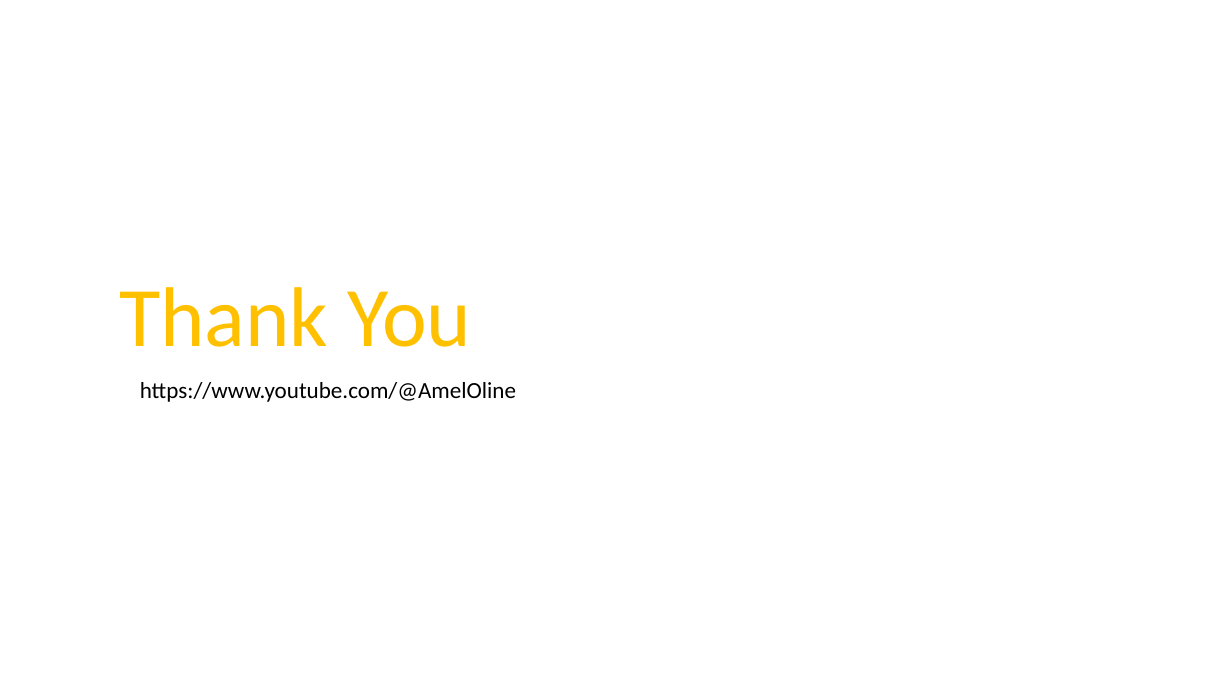
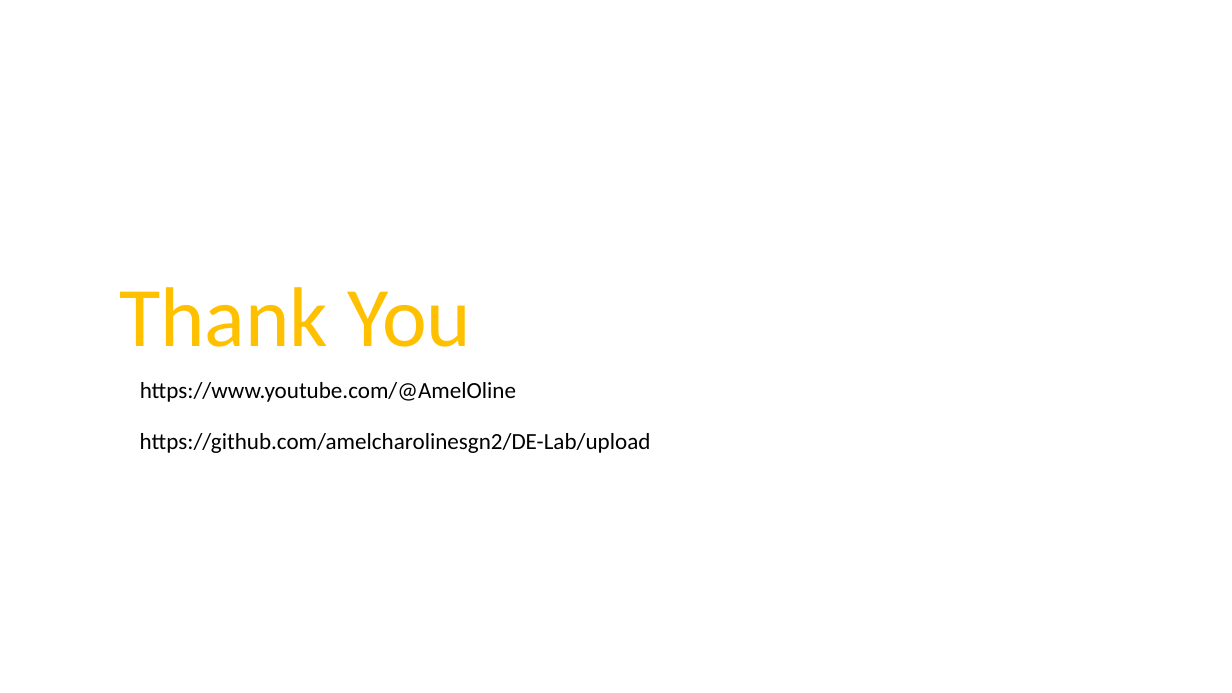
Before and after one commit to amelcharolinesgn2/DE, a slide deck: slide 29 of Chap OP-Amp_PDS.pptx. Drawn at 1232x693 pixels with LibreOffice and Linux fonts; fonts in the diff are those of the drawing. Boxes give left, top, right and bottom in pixels: in the first picture for what was removed or moved away, otherwise in the second. Text is boxed around its words. In the diff, an @@ line names an element or a change of style, - is before the commit and + after.

```diff
--- a/Chap OP-Amp_PDS.pptx
+++ b/Chap OP-Amp_PDS.pptx
@@ text added at (x1=140, y1=433, x2=651, y2=453), 18 pt, text #000000 @@
+https://github.com/amelcharolinesgn2/DE-Lab/upload
```
Also in this commit, not shown: 1 other slide changed, 6 other files.
